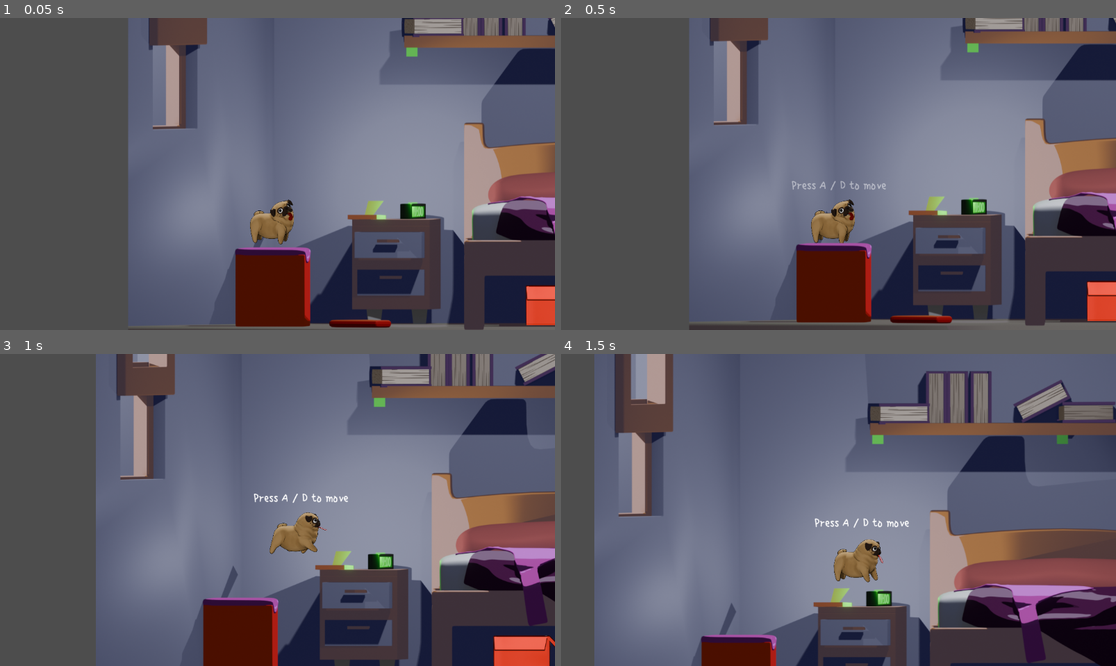
Above: before the commit, frames 1-4 (two rows, left to right).
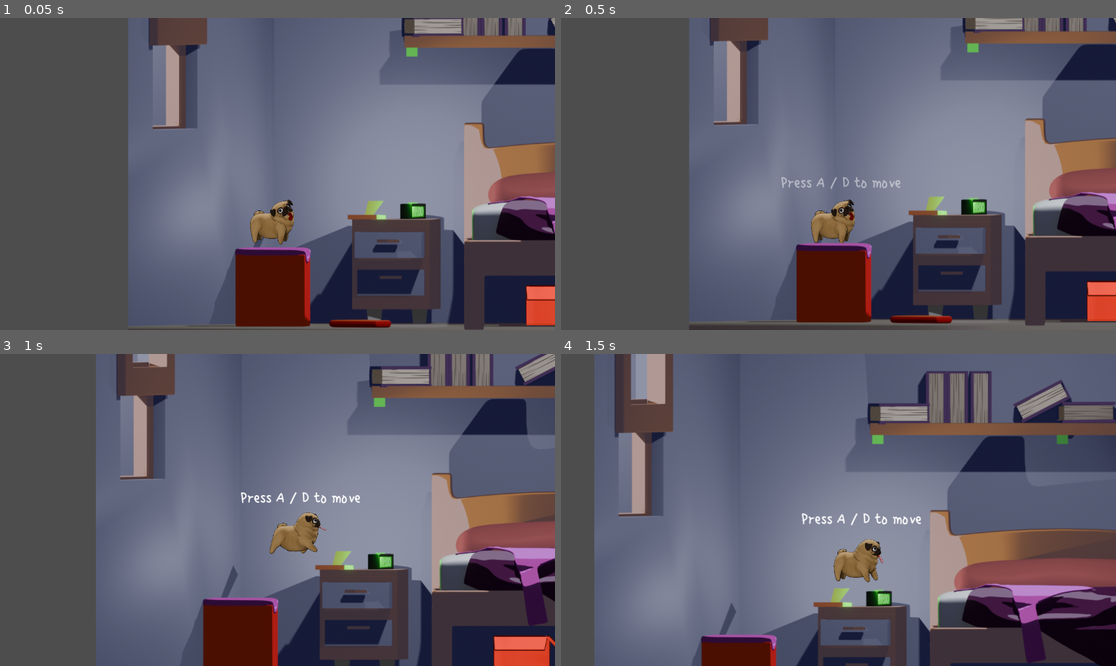
Above: after the commit, the same moments.

Repository: juanfrcaliz/malagajam_2024
Game: Godot game, scene res://scenes/level.tscn
Same seed, same stepped clock (60 frames per second), same inputs: the game is played once before the commit and once after it. The engine's default icon, where the game draws it, is replaced by a stand-in: a white triangle on a blue panel in a dark square. Sound files missing from this copy of the repository are replaced by a short silence.
Inputs:
- Up to frame 1 (0.05 s): no input
- Up to frame 2 (0.5 s): no input
- Up to frame 3 (1 s): tap A at 0.5 s; hold Right (ui_right) from 0.53 s (still down); tap R (bark) at 0.6 s; tap Enter (ui_accept) at 0.77 s
- Up to frame 4 (1.5 s): keep holding Right (ui_right); tap A at 1.25 s; tap R (bark) at 1.35 s

Frame 1 is identical in both runs. In frame 2, 0.3% of the frame differs, in the area x 39-62%, y 51-56%; in frame 3, 0.3%; in frame 4, 0.4%, in the area x 43-65%, y 51-56%.

Commit message:
improved tutorial

Diff:
--- a/scenes/level.tscn
+++ b/scenes/level.tscn
@@ -8,6 +8,7 @@
 [ext_resource type="PackedScene" uid="uid://48he5yuyc6fl" path="res://scenes/box.tscn" id="5_hnovt"]
 [ext_resource type="Texture2D" uid="uid://t0pxbd07khio" path="res://Assets/Cocina/cocina fondo.png" id="7_pva7j"]
 [ext_resource type="Texture2D" uid="uid://ciqk4kcvh8pwd" path="res://Assets/Cocina/cocina medio.png" id="8_7ecnt"]
+[ext_resource type="FontFile" uid="uid://ltmlymqsv2xn" path="res://Assets/Fonts/SingleDay-Regular.ttf" id="11_gt4pf"]
 [ext_resource type="Texture2D" uid="uid://b012o1ctp1sf3" path="res://Assets/Cocina/cocina frente.png" id="12_427wr"]
 [ext_resource type="AudioStream" uid="uid://cvf5rlnxiyl74" path="res://Assets/Sounds/Toy Puggy.wav" id="12_lffml"]
 [ext_resource type="Texture2D" uid="uid://dti3owq87yr8e" path="res://Assets/Cocina/caja de disfraces.png" id="12_nwvpc"]
@@ -39,6 +40,7 @@
 metadata/_edit_lock_ = true
 
 [node name="hab_Detras2" type="Sprite2D" parent="."]
+visible = false
 position = Vector2(573, 107)
 texture = ExtResource("2_q6j1k")
 
@@ -68,6 +70,29 @@
 [node name="CajaDeDisfraces" type="Sprite2D" parent="."]
 position = Vector2(2981, -283)
 texture = ExtResource("12_nwvpc")
+
+[node name="MarginContainer2" type="MarginContainer" parent="."]
+modulate = Color(1, 1, 1, 0)
+anchors_preset = 8
+anchor_left = 0.5
+anchor_top = 0.5
+anchor_right = 0.5
+anchor_bottom = 0.5
+offset_left = -20.0
+offset_top = -20.0
+offset_right = 20.0
+offset_bottom = 20.0
+grow_horizontal = 2
+grow_vertical = 2
+size_flags_horizontal = 4
+size_flags_vertical = 4
+
+[node name="Label" type="Label" parent="MarginContainer2"]
+layout_mode = 2
+theme_override_fonts/font = ExtResource("11_gt4pf")
+theme_override_font_sizes/font_size = 34
+text = "hola"
+horizontal_alignment = 1
 
 [node name="CanvasLayer" type="CanvasLayer" parent="."]
 
@@ -127,6 +152,11 @@
 position = Vector2(3360, 285)
 rotation = 1.5708
 
+[node name="TutorialCooldown" type="Timer" parent="."]
+wait_time = 2.0
+one_shot = true
+
 [connection signal="dog_entered" from="Box" to="." method="_on_box_dog_entered"]
 [connection signal="dog_exited" from="Box" to="." method="_on_box_dog_exited"]
 [connection signal="finished" from="ToySound" to="." method="_on_toy_sound_finished"]
+[connection signal="timeout" from="TutorialCooldown" to="." method="_on_tutorial_cooldown_timeout"]
--- a/scripts/level.gd
+++ b/scripts/level.gd
@@ -1,14 +1,30 @@
 extends Node
 
 var level_number = 0
+var tutorial_texts = ["Press A / D to move", "Press R to bark", "Press Space to jump"]
+var tutorial_index = 0
 # Called when the node enters the scene tree for the first time.
 func _ready():
-	pass # Replace with function body.
+	show_message(tutorial_texts[0])
+	tutorial_index += 1
 
+func _physics_process(delta):
+	$MarginContainer2.position = Vector2($Pug.position.x - 120, $Pug.position.y - 100)
 
 # Called every frame. 'delta' is the elapsed time since the previous frame.
 func _process(delta):
 	pass
+
+func show_message(message):
+	$MarginContainer2/Label.text = message
+	var tween = get_tree().create_tween()
+	tween.tween_property($MarginContainer2, "modulate:a", 1, 1).set_trans(Tween.TRANS_SINE)
+	$TutorialCooldown.start()
+
+func hide_message():
+	var tween = get_tree().create_tween()
+	tween.tween_property($MarginContainer2, "modulate:a", 0, 1).set_trans(Tween.TRANS_SINE)
+	tween.connect("finished", on_hide_message_ended)
 
 
 func _on_box_dog_entered():
@@ -37,3 +53,11 @@
 	print('terminao')
 	var tween2 = get_tree().create_tween()
 	tween2.tween_property($CanvasLayer/ColorRect, "color:a", 0, 1).set_trans(Tween.TRANS_SINE)
+
+func on_hide_message_ended():
+	if tutorial_index < tutorial_texts.size():
+		show_message(tutorial_texts[tutorial_index])
+		tutorial_index += 1
+
+func _on_tutorial_cooldown_timeout():
+	hide_message()
--- a/scripts/pug.gd
+++ b/scripts/pug.gd
@@ -13,7 +13,6 @@
 var gravity = ProjectSettings.get_setting("physics/2d/default_gravity")
 
 func _ready():
-	show_messages('Press A / D to move')
 	get_node("Node2D/pelota").hide()
 
 func _physics_process(delta):
@@ -72,16 +71,3 @@
 
 func show_ball():
 	$Node2D/pelota.show()
-
-func show_messages(message):
-	$MarginContainer/Label.text = message
-	var tween = get_tree().create_tween()
-	tween.tween_property($MarginContainer, "modulate:a", 1, 1).set_trans(Tween.TRANS_SINE)
-	$MessageCooldown.start()
-
-func hide_message():
-	var tween = get_tree().create_tween()
-	tween.tween_property($MarginContainer, "modulate:a", 0, 1).set_trans(Tween.TRANS_SINE)
-
-func _on_message_cooldown_timeout():
-	hide_message()
Not shown: 1 places in scenes/level.tscn that only renumber resources
